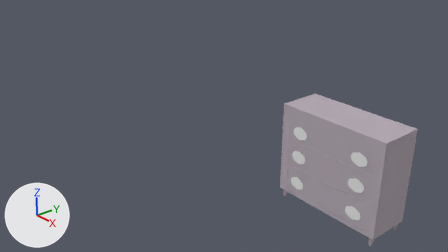
One commit to the Blender file Assets/models/floor_2/bedroom_e/bedroom_e_furniture.blend: the scene before it, then after it.
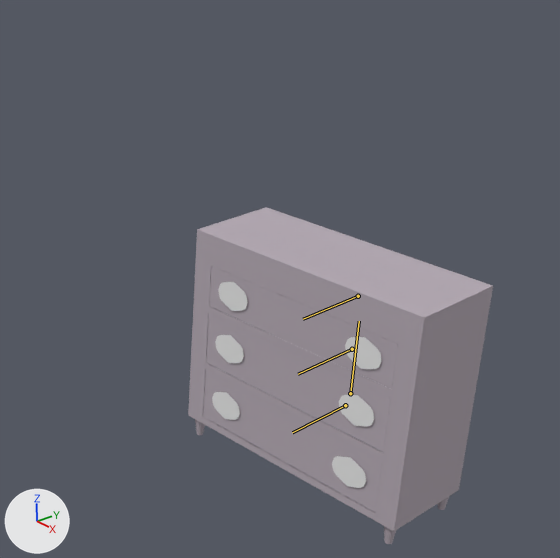
Each version appears first from the file's camera 'Camera', and next in a close-up on the part from 44% to 100% of the width and 0% to 100% of the height. Lighting does not change. The marker at lower left points along +X, +Y and +Z. The bones that bend it are drawn over the model as lines in the close-ups.

Objects in the first close-up: 'base', 'drawer_bottom', 'drawer_bottom_innards', 'drawer_middle', 'drawer_top', 'pulls_bottom', 'pulls_middle', 'pulls_top'.
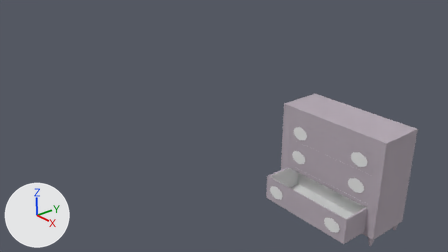
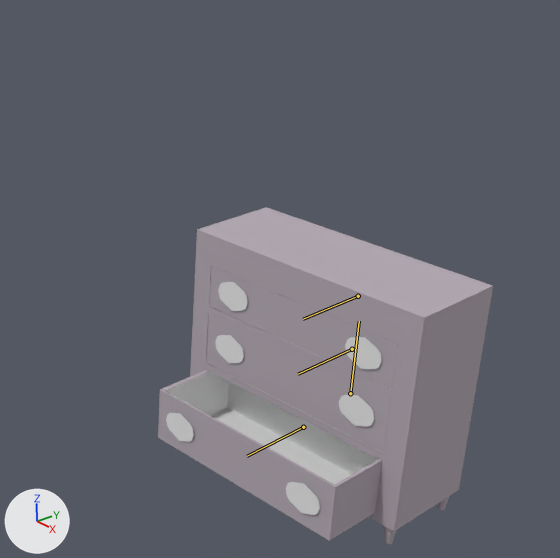
The newer file adds an action. The first version stands in its rest pose; the second is drawn at frame 10 of the action 'bedroom_e_dresser_bottom_drawer_open'.

What differs and where, as boxes (x1, y1, x2, y2) in the close-ups (560 x 558 px):
'drawer_bottom', posed: before (203, 367, 382, 512); after (158, 367, 382, 541)
'drawer_bottom_innards', posed: before (217, 368, 378, 450); after (166, 368, 379, 485)
'pulls_bottom', posed (6% taller): before (212, 392, 366, 488); after (166, 413, 320, 515)
bone 'bone_bottom', root to tip: before (345, 405) to (292, 432); after (303, 427) to (247, 456)

The change in detail:
Bone 'bone_bottom' (bone_bone_bottom) moves from (0.0, 0.0, 0.0) to (0.0, 0.798, 0.0).
